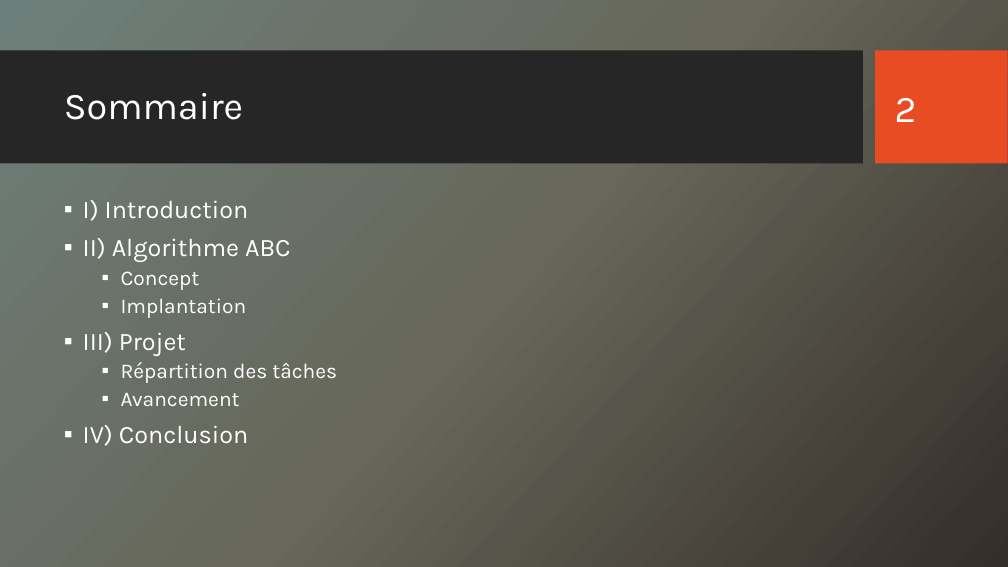
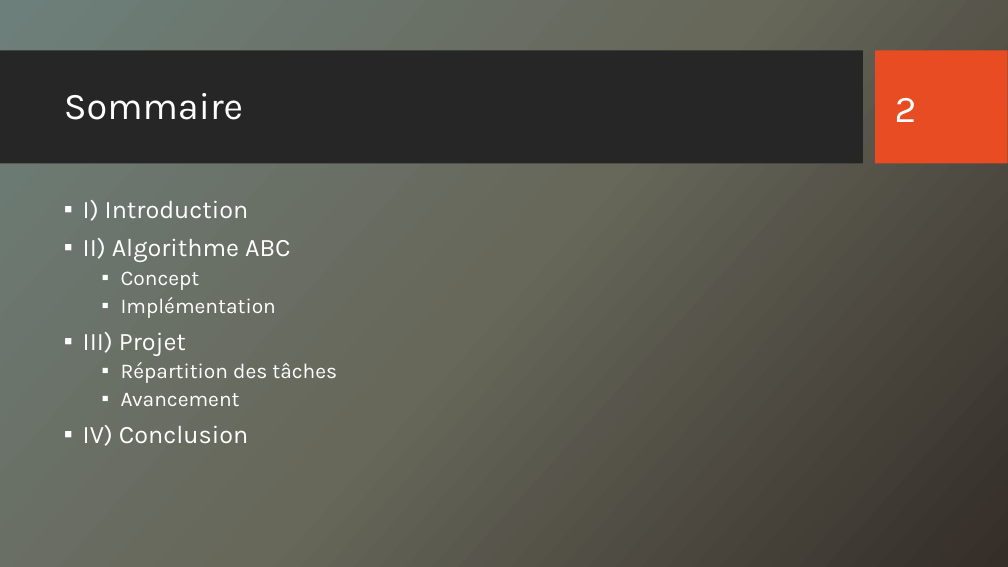
Before and after one commit to kazouke/Artificial-Bee-Colony, a slide deck: slide 2 of Intelligence Artificielle.pptx. Drawn at 1008x567 pixels with LibreOffice and Linux fonts; fonts in the diff are those of the drawing; background and template pictures are left out. Boxes give left, top, right and bottom in pixels: in the first picture for what was removed or moved away, otherwise in the second. Text is boxed around its words. In the diff, an @@ line names an element or a change of style, - is before the commit and + after.

```diff
--- a/Intelligence Artificielle.pptx
+++ b/Intelligence Artificielle.pptx
@@ text at (121, 297, 276, 318): text changed @@
-  ▪ Implantation
+  ▪ Implémentation
```
Also in this commit, not shown: 4 other slides changed, 1 slide added, 1 slide removed.
